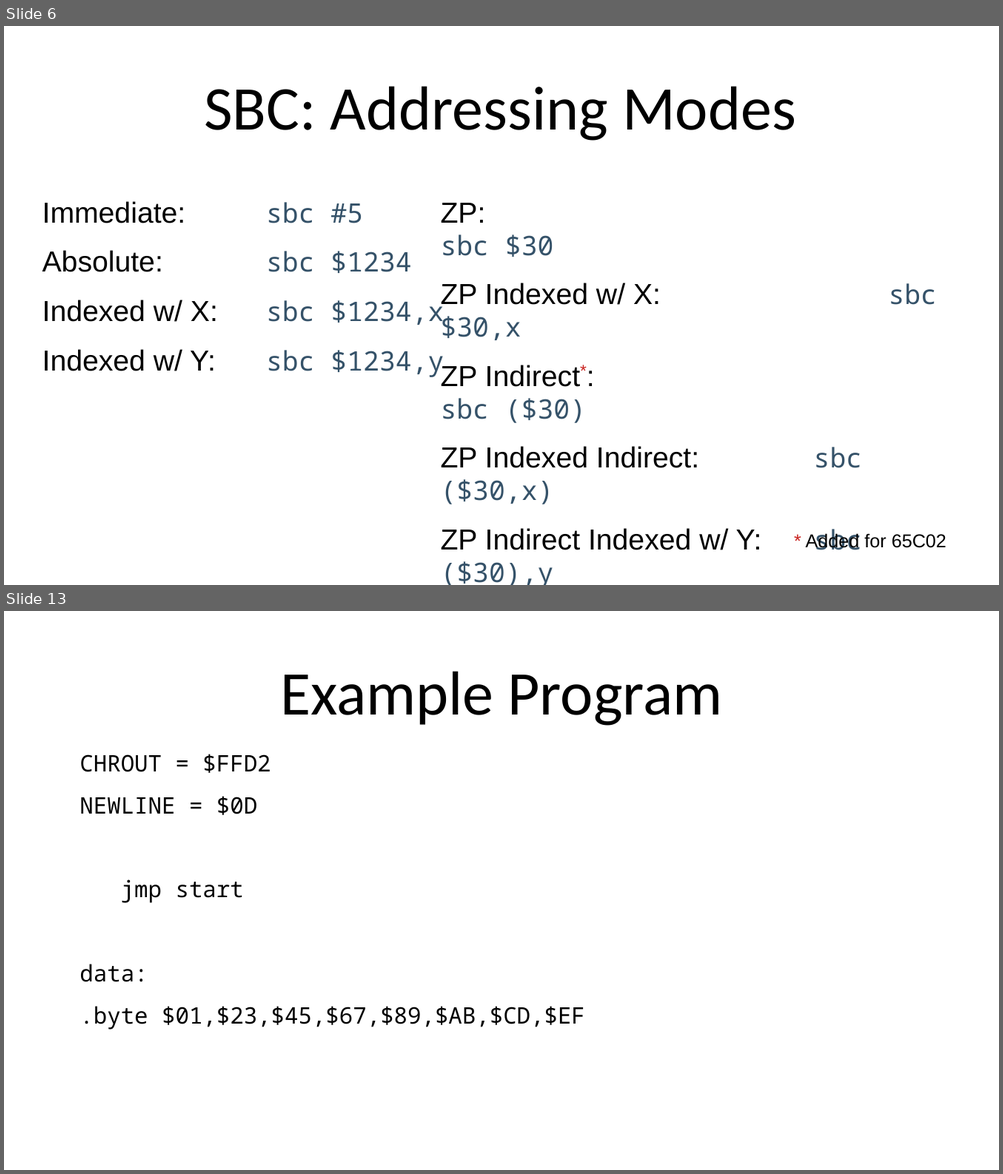
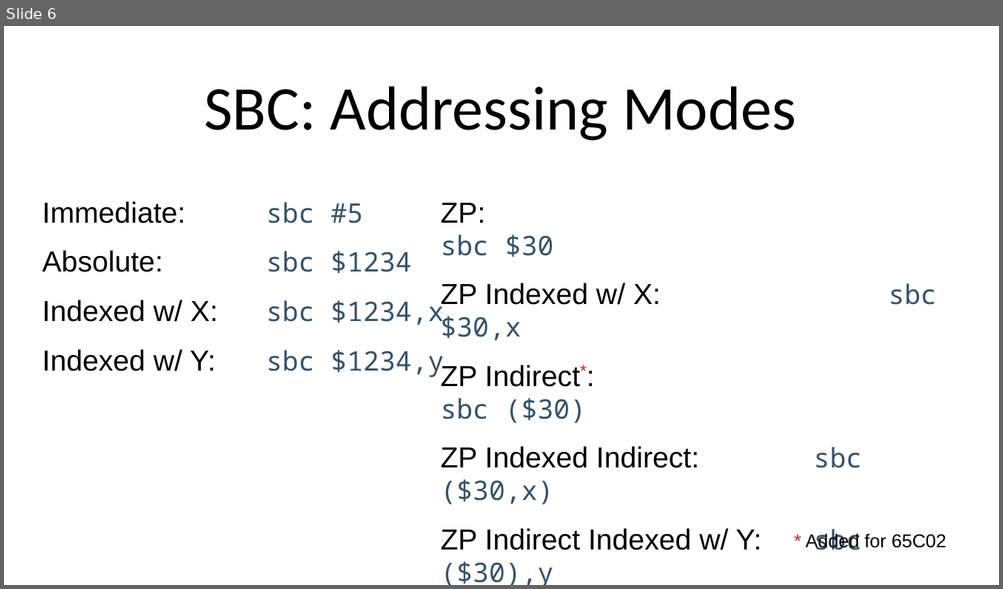
Before and after one commit to SlithyMatt/x16-assembly-tutorial, a slide deck: Lesson4/Lesson4.odp. Shown one above the other, each under a label of ours: slides 6 and 13 before the commit, slide 6 after it; the slides between them are not shown. The pictures are 1003x1174 and 1003x589 pixels, drawn with LibreOffice and Linux fonts; fonts in the diff are those of the drawing. Boxes give left, top, right and bottom in pixels: in the first picture for what was removed or moved away, otherwise in the second. Text is boxed around its words. In the diff, an @@ line names an element or a change of style, - is before the commit and + after.

```diff
--- a/Lesson4/Lesson4.odp
+++ b/Lesson4/Lesson4.odp
@@ slide 13 removed at (x1=4, y1=611, x2=999, y2=1170), background #FFFFFF @@
@@ title removed at (x1=280, y1=671, x2=722, y2=726) @@
-Example Program
@@ text removed at (x1=79, y1=754, x2=585, y2=1030) @@
-CHROUT = $FFD2
-NEWLINE = $0D
-jmp start
-data:
-.byte $01,$23,$45,$67,$89,$AB,$CD,$EF
```
Also in this commit, not shown: 1 slide changed, 10 slides added, 8 other slides removed.
